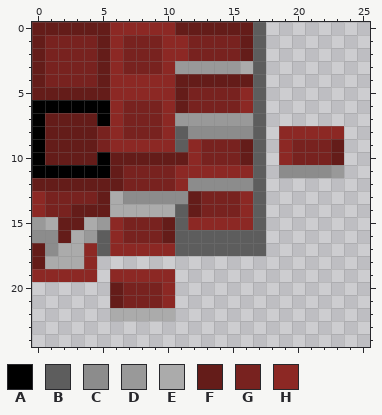
Two states of a pixel-art sprite, assets/infinity/textures/models/nano_gauntlet.png. The picture above is the old version.
The file is 32x32 pixels. Shown: x 0..25, y 0..24.
Palette (. is transparent): A #000000  B #5d5d5d  C #8c8c8c  D #999999  E #ababab  F #641c19  G #78221f  H #8c2824
Pixels before, first column x 0:
 0 FFFFFFHHHHHFFFFFFB......
 1 FGGGGFHGGGHHGGGGFB......
 2 FGGGGFHGGGHHGGGGFB......
 3 FGGGGFHGGGHDDDDDEB......
 4 FGGGGFHHHHHFFFFFFB......
 5 FFFFFFHHHHHFGGGGHB......
 6 AAAAAAHGGGHFGGGGHB......
 7 AFFFFAHGGGHDDDDDDB......
 8 AFFFFGHGGGHBCCCCCB.HHHHH
 9 AFFFFGHHHHHBHGGGFB.HGGGF
10 AFFFFAFFFFFFHGGGFB.HGGGF
11 AAAAAAFGGGGHHHHHHB.CCCCD
12 FFFFFFFGGGGHCCCCCB......
13 HGGGGFECCCCCFGGGHB......
14 HGGFFFEEEEEBFGGGHB......
15 DEFFEDHGGGFBHHHHHB......
16 CCFEDBHGGGFBBBBBBB......
17 FCEEHBHHHHHBBBBBBB......
18 FEEEH...................
19 HHHHH.HHHHH.............
20 ......FGGGH.............
21 ......FGGGH.............
22 ......EEEEE.............
The same view after the edit:
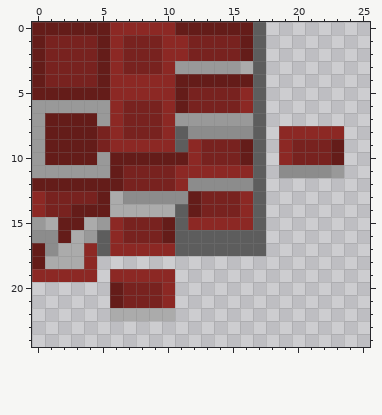
Difference:
y 6: x 0..5 AAAAAA -> DDDDDD
y 7: x 0 A -> D; x 5 A -> D
y 8..9: x 0 A -> D
y 10: x 0 A -> D; x 5 A -> D
y 11: x 0..5 AAAAAA -> DDDDDD
